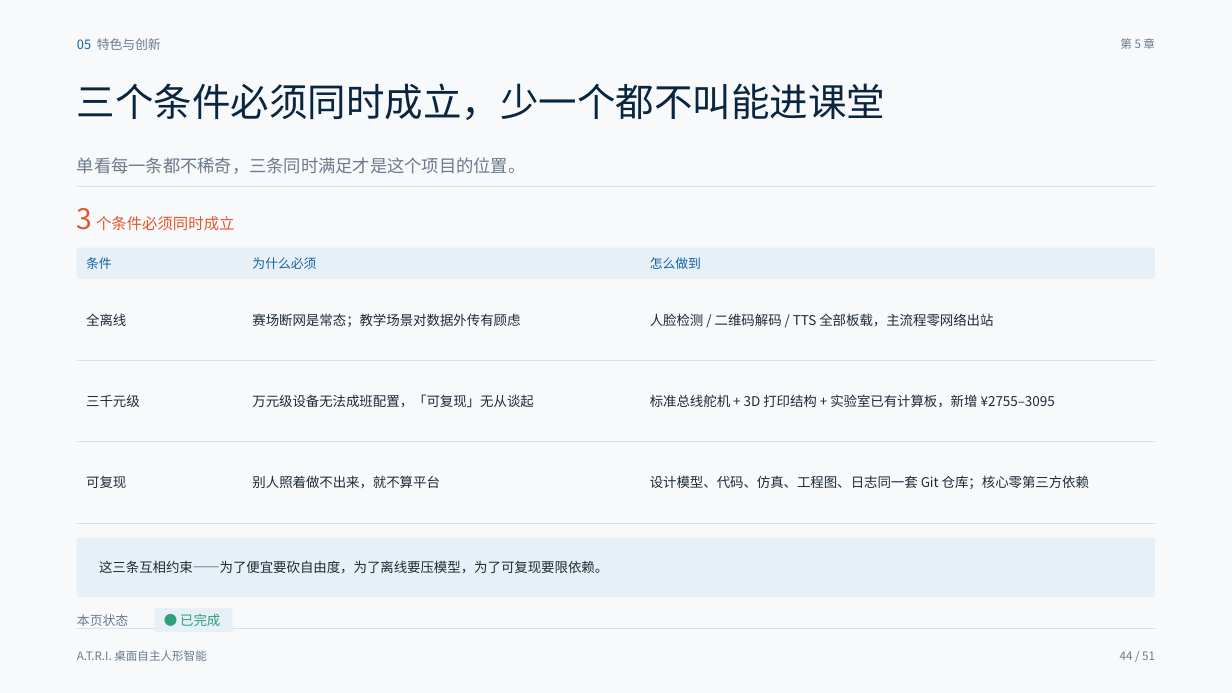
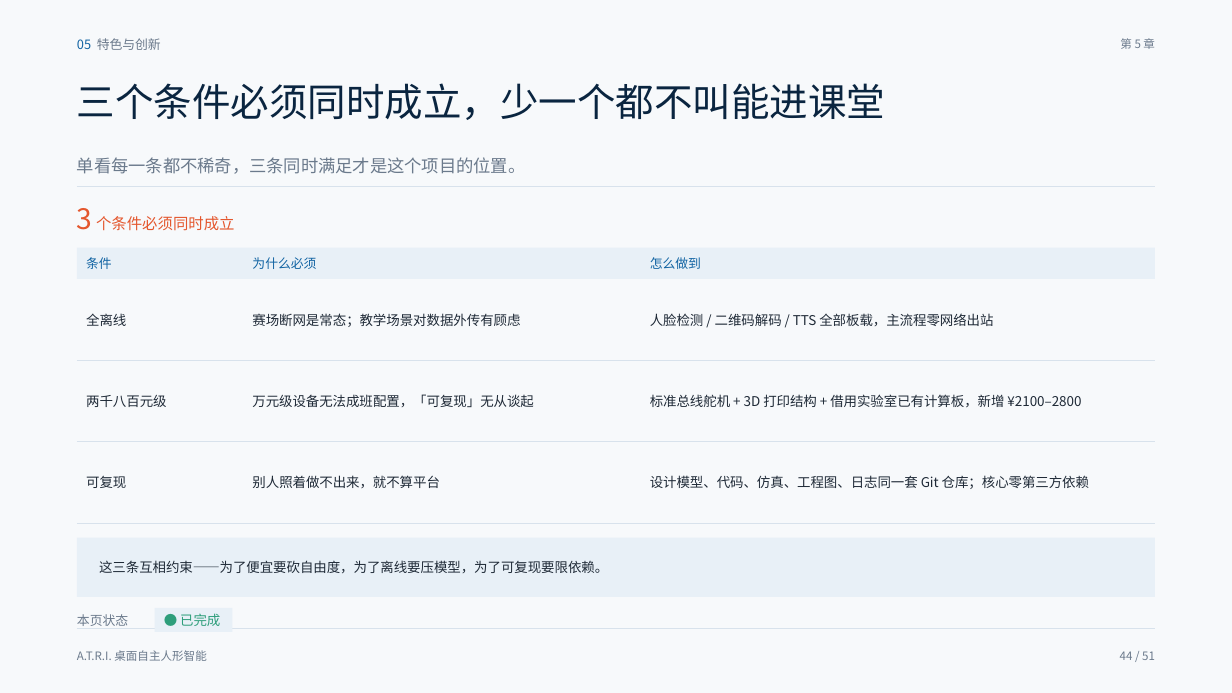
Before and after one commit to HPIline/ATRI, a slide deck: slide 44 of ppt/out/ATRI-答辩PPT-定稿.pptx. Drawn at 1232x693 pixels with LibreOffice and Linux fonts; fonts in the diff are those of the drawing. Boxes give left, top, right and bottom in pixels: in the first picture for what was removed or moved away, otherwise in the second. Text is boxed around its words. In the diff, an @@ line names an element or a change of style, - is before the commit and + after.

```diff
--- a/ppt/out/ATRI-答辩PPT-定稿.pptx
+++ b/ppt/out/ATRI-答辩PPT-定稿.pptx
@@ text at (86,395,166,407): text changed @@
-三千元级
+两千八百元级
@@ text at (650,394,1081,407): text changed @@
-标准总线舵机 + 3D 打印结构 + 实验室已有计算板，新增 ¥2755–3095
+标准总线舵机 + 3D 打印结构 + 借用实验室已有计算板，新增 ¥2100–2800
```
Also in this commit, not shown: 10 other slides changed, 1 slide added, 1 slide removed, 9 other files.
